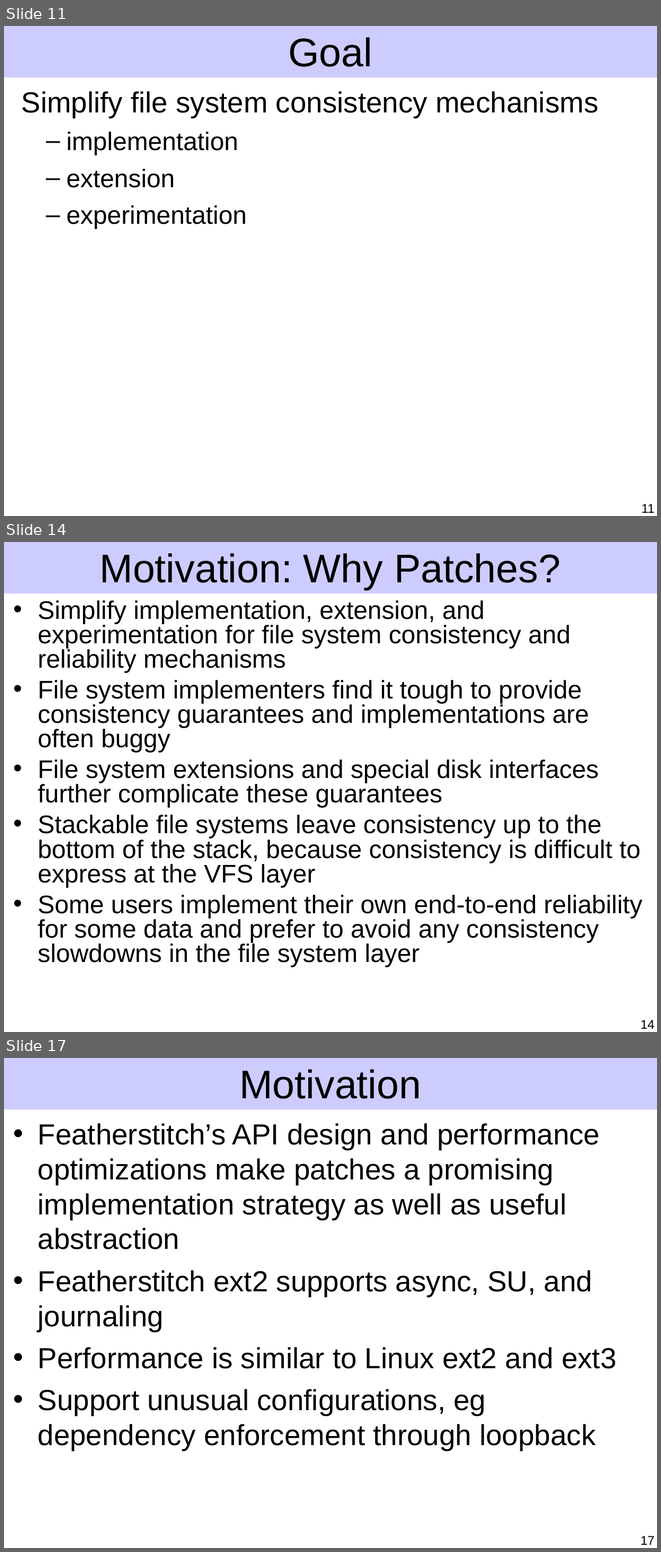
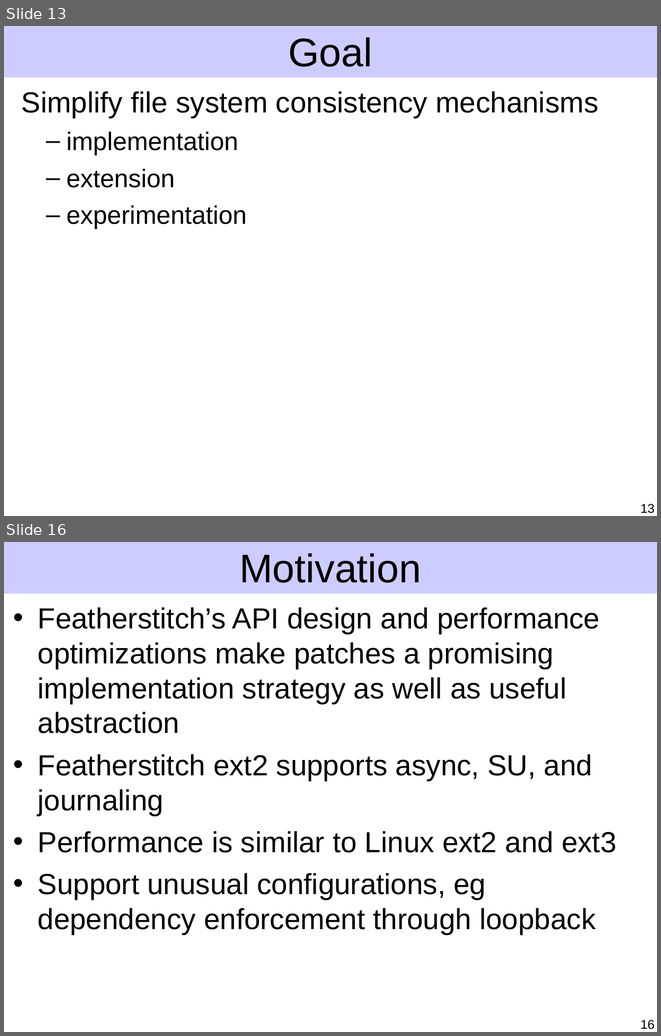
Before and after one commit to ucla-readable/fstitch-doc, a slide deck: sosp/pres.ppt. Shown one above the other, each under a label of ours: slides 11, 14 and 17 before the commit, slides 13 and 16 after it; the slides between them are not shown. The pictures are 661x1552 and 661x1036 pixels, drawn with LibreOffice and Linux fonts; fonts in the diff are those of the drawing. Boxes give left, top, right and bottom in pixels: in the first picture for what was removed or moved away, otherwise in the second. Text is boxed around its words. In the diff, an @@ line names an element or a change of style, - is before the commit and + after.

Commit message:
Checkpoint motivation improvements.

```diff
--- a/sosp/pres.ppt
+++ b/sosp/pres.ppt
@@ slide 14 removed at (4, 542, 657, 1032), background #FFFFFF; not listed: 1 template element that a slide beside it also shows @@
@@ title removed at (99, 553, 560, 590) @@
-Motivation: Why Patches?
@@ text removed at (38, 600, 642, 967) @@
-• Simplify implementation, extension, and experimentation for file system consistency and reliability mechanisms
-• File system implementers find it tough to provide consistency guarantees and implementations are often buggy
-• File system extensions and special disk interfaces further complicate these guarantees
-• Stackable file systems leave consistency up to the bottom of the stack, because consistency is difficult to express at the VFS layer
-• Some users implement their own end-to-end reliability for some data and prefer to avoid any consistency slowdowns in the file system layer
@@ page number removed at (641, 1020, 655, 1029) @@
-14
@@ what was slide 11 is now slide 13 @@
@@ page number at (641, 504, 655, 513): text changed @@
-11
+13
@@ what was slide 17 is now slide 16 @@
@@ page number at (641, 1020, 655, 1029): text changed @@
-17
+16
```
Also in this commit, not shown: 10 slides changed, 2 slides added, 3 other slides removed.
